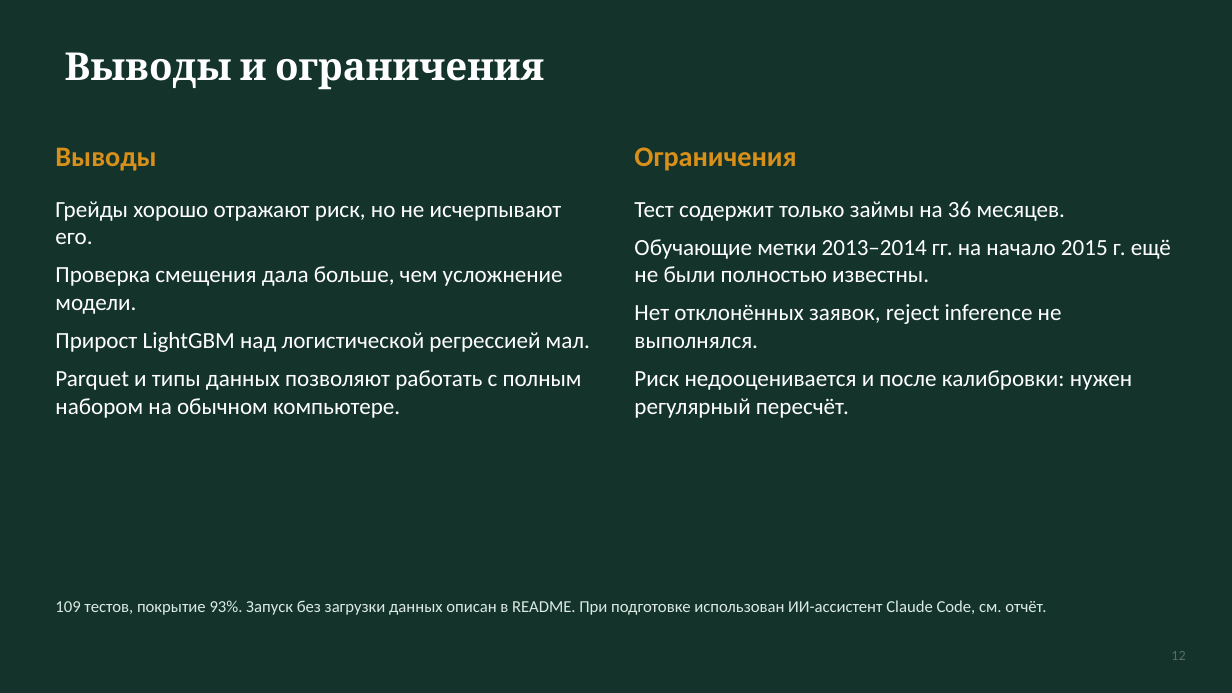
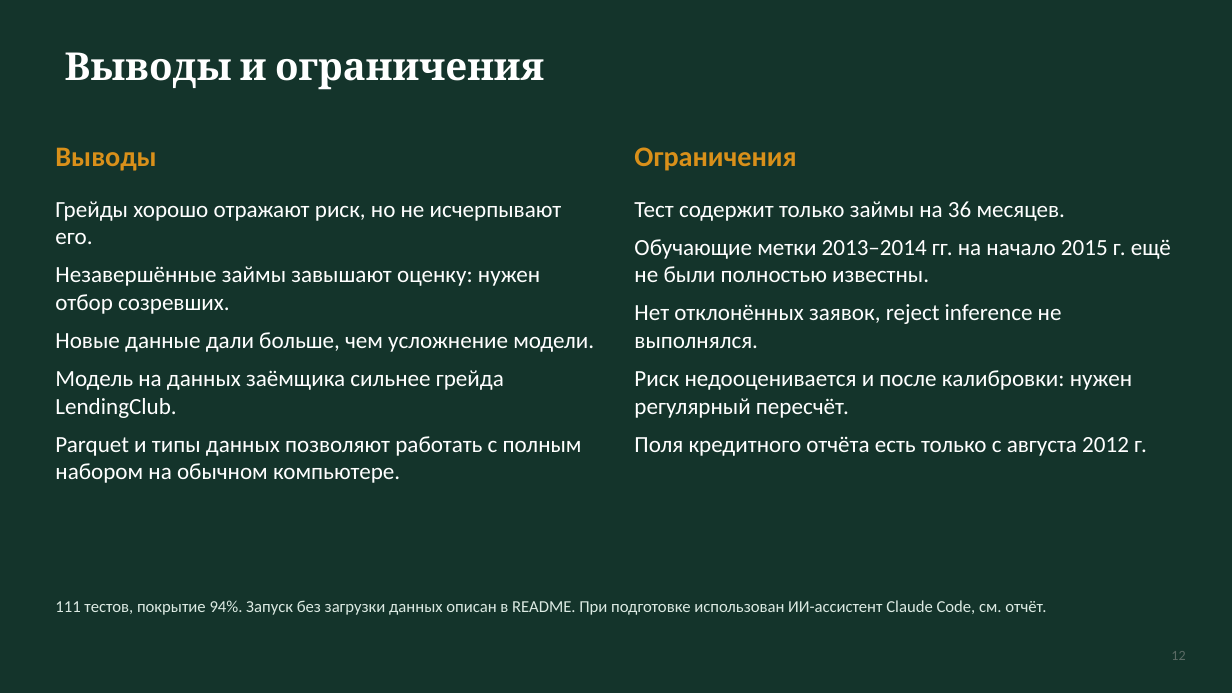
Before and after one commit to yersaa/Loan_default_prediction, a slide deck: slide 12 of docs/presentation.pptx. Drawn at 1232x693 pixels with LibreOffice and Linux fonts; fonts in the diff are those of the drawing. Boxes give left, top, right and bottom in pixels: in the first picture for what was removed or moved away, otherwise in the second. Text is boxed around its words. In the diff, an @@ line names an element or a change of style, - is before the commit and + after.

```diff
--- a/docs/presentation.pptx
+++ b/docs/presentation.pptx
@@ text at bbox=[55, 266, 594, 418]: text changed @@
-Проверка смещения дала больше, чем усложнение модели.
-Прирост LightGBM над логистической регрессией мал.
+Незавершённые займы завышают оценку: нужен отбор созревших.
+Новые данные дали больше, чем усложнение модели.
+Модель на данных заёмщика сильнее грейда LendingClub.
@@ text at bbox=[634, 437, 1147, 456]: paragraph added @@
+Поля кредитного отчёта есть только с августа 2012 г.
@@ text at bbox=[55, 600, 1046, 615]: text changed @@
-109 тестов, покрытие 93%. Запуск без загрузки данных описан в README. При подготовке использован ИИ-ассистент Claude Code, см. отчёт.
+111 тестов, покрытие 94%. Запуск без загрузки данных описан в README. При подготовке использован ИИ-ассистент Claude Code, см. отчёт.
```
Also in this commit, not shown: 8 other slides changed, 7 other files.
